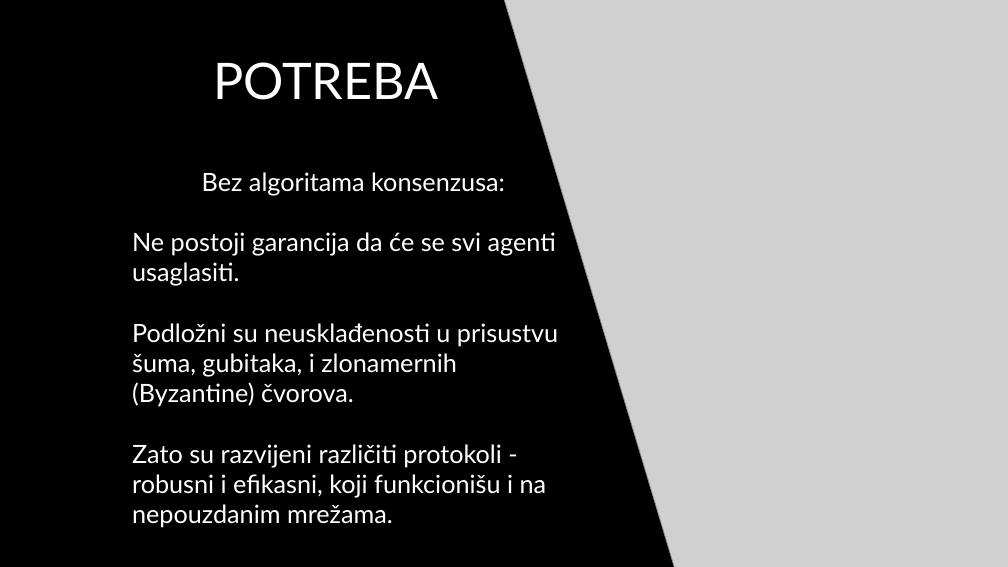
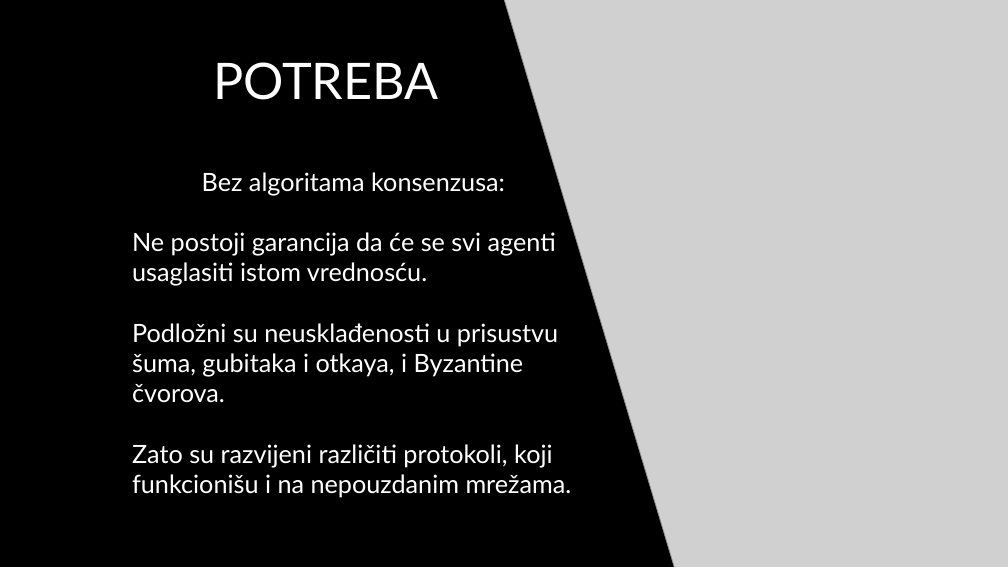
Before and after one commit to blizanac76/consensus-project, a slide deck: slide 3 of Projekat iz primenjenih teorija igara.pptx. Drawn at 1008x567 pixels with LibreOffice and Linux fonts; fonts in the diff are those of the drawing; grey boxes stand for pictures; background and template pictures are left out. Boxes give left, top, right and bottom in pixels: in the first picture for what was removed or moved away, otherwise in the second. Text is boxed around its words. In the diff, an @@ line names an element or a change of style, - is before the commit and + after.

```diff
--- a/Projekat iz primenjenih teorija igara.pptx
+++ b/Projekat iz primenjenih teorija igara.pptx
@@ text at [132, 232, 572, 498]: text changed @@
-Ne postoji garancija da će se svi agenti usaglasiti.
-Podložni su neusklađenosti u prisustvu šuma, gubitaka, i zlonamernih (Byzantine) čvorova.
-Zato su razvijeni različiti protokoli - robusni i efikasni, koji funkcionišu i na nepouzdanim mrežama.
+Ne postoji garancija da će se svi agenti usaglasiti istom vrednosću.
+Podložni su neusklađenosti u prisustvu šuma, gubitaka i otkaya, i Byzantine čvorova.
+Zato su razvijeni različiti protokoli, koji funkcionišu i na nepouzdanim mrežama.
```
Also in this commit, not shown: 3 other slides changed, 6 slides added, 6 slides removed, 15 other files.
